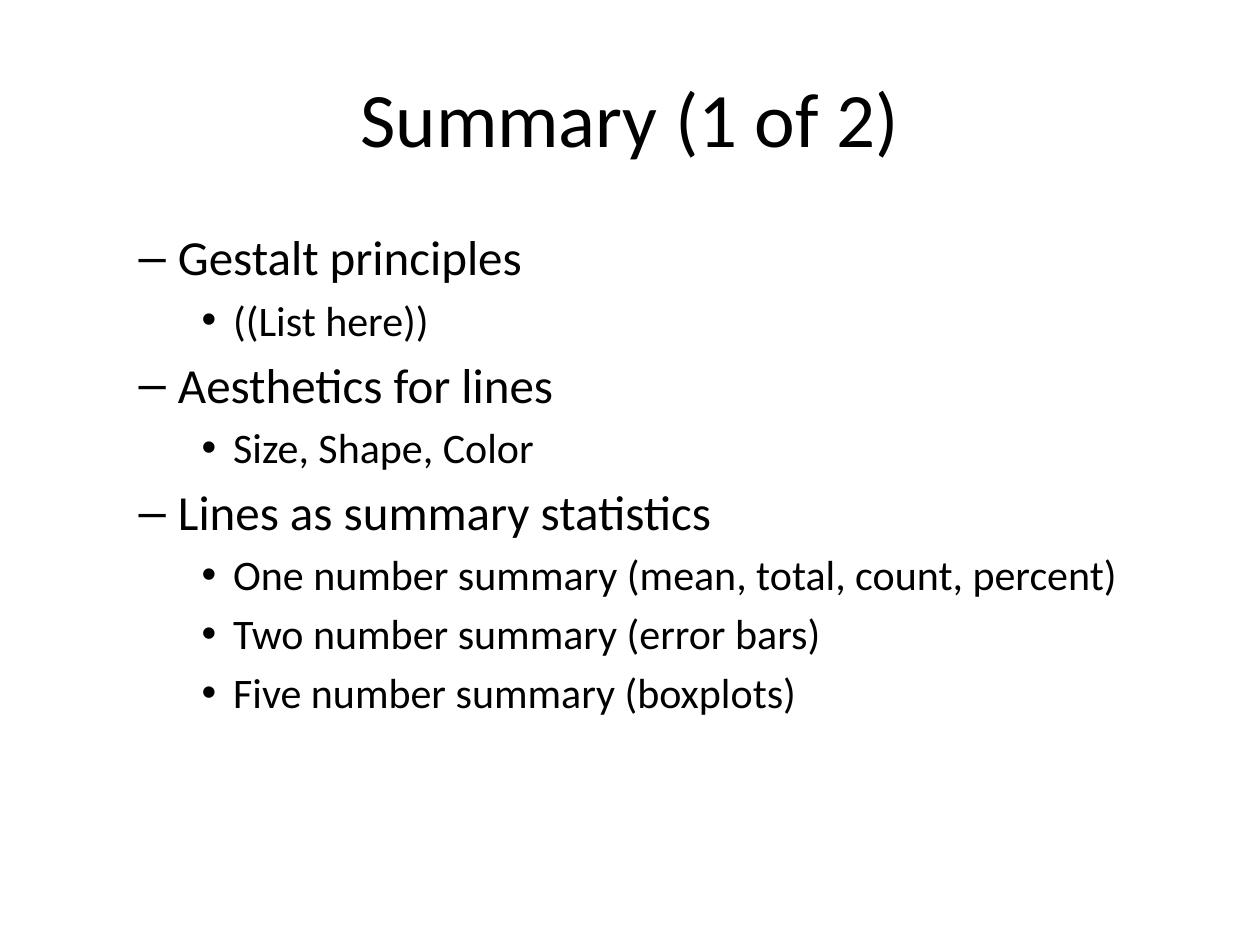
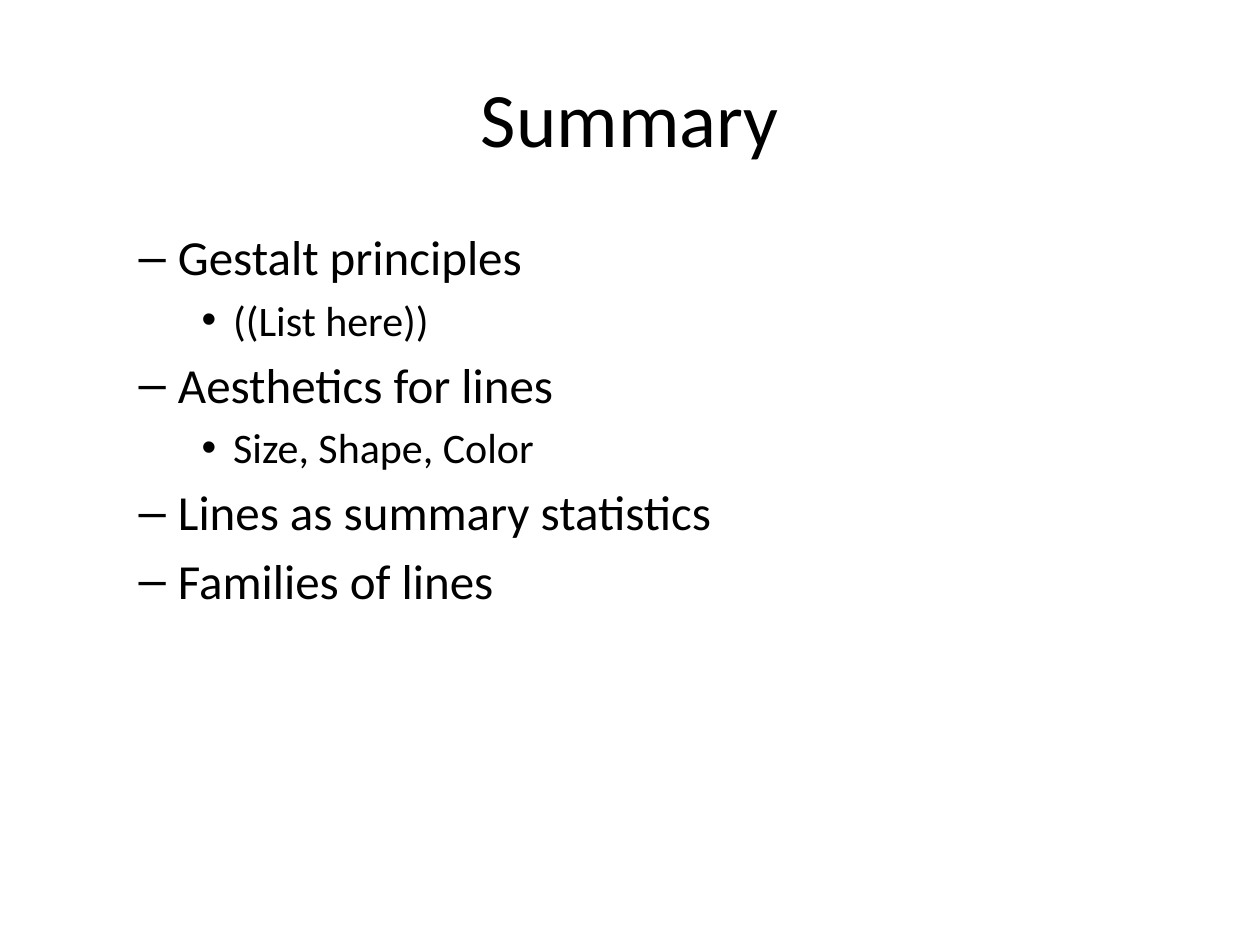
Before and after one commit to pmean/data-visualization, a slide deck: slide 78 of data-viz-03/src/complete-lecture-linegraphs.pptx (slide 48 before the commit). Drawn at 1260x945 pixels with LibreOffice and Linux fonts; fonts in the diff are those of the drawing. Boxes give left, top, right and bottom in pixels: in the first picture for what was removed or moved away, otherwise in the second. Text is boxed around its words. In the diff, an @@ line names an element or a change of style, - is before the commit and + after.

```diff
--- a/data-viz-03/src/complete-lecture-linegraphs.pptx
+++ b/data-viz-03/src/complete-lecture-linegraphs.pptx
@@ title at <box>481,97,778,160</box>: text changed @@
-Summary (1 of 2)
+Summary
@@ text at <box>178,565,494,600</box>: text changed; size 24 to 28 pt @@
-    • One number summary (mean, total, count, percent)
-    • Two number summary (error bars)
-    • Five number summary (boxplots)
+  – Families of lines
```
Also in this commit, not shown: 16 other slides changed, 52 slides added, 23 slides removed, 5 other files.
